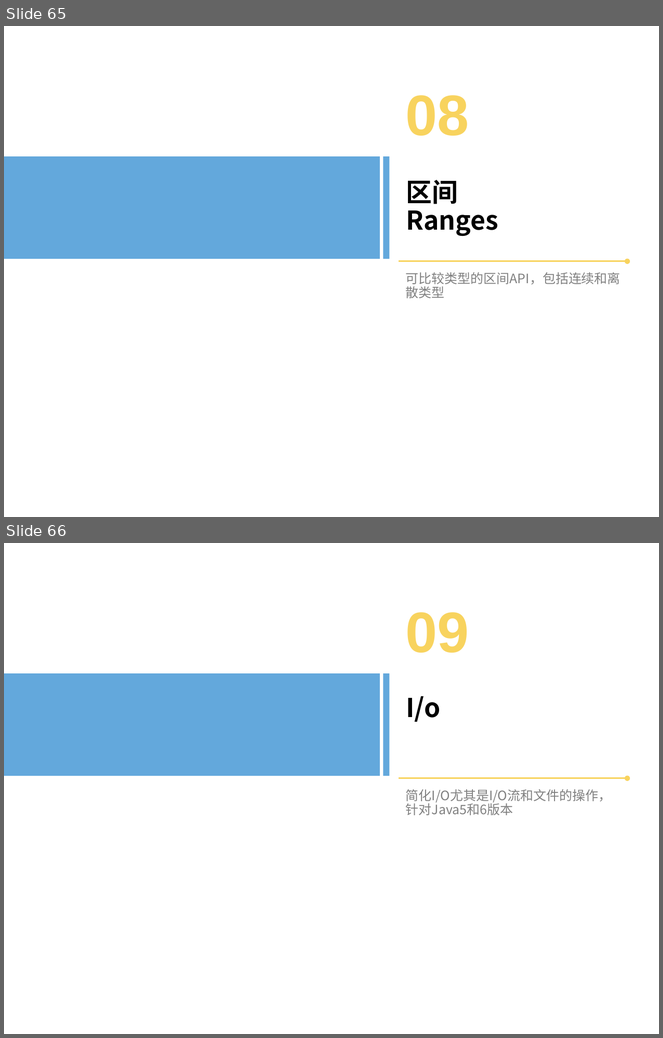
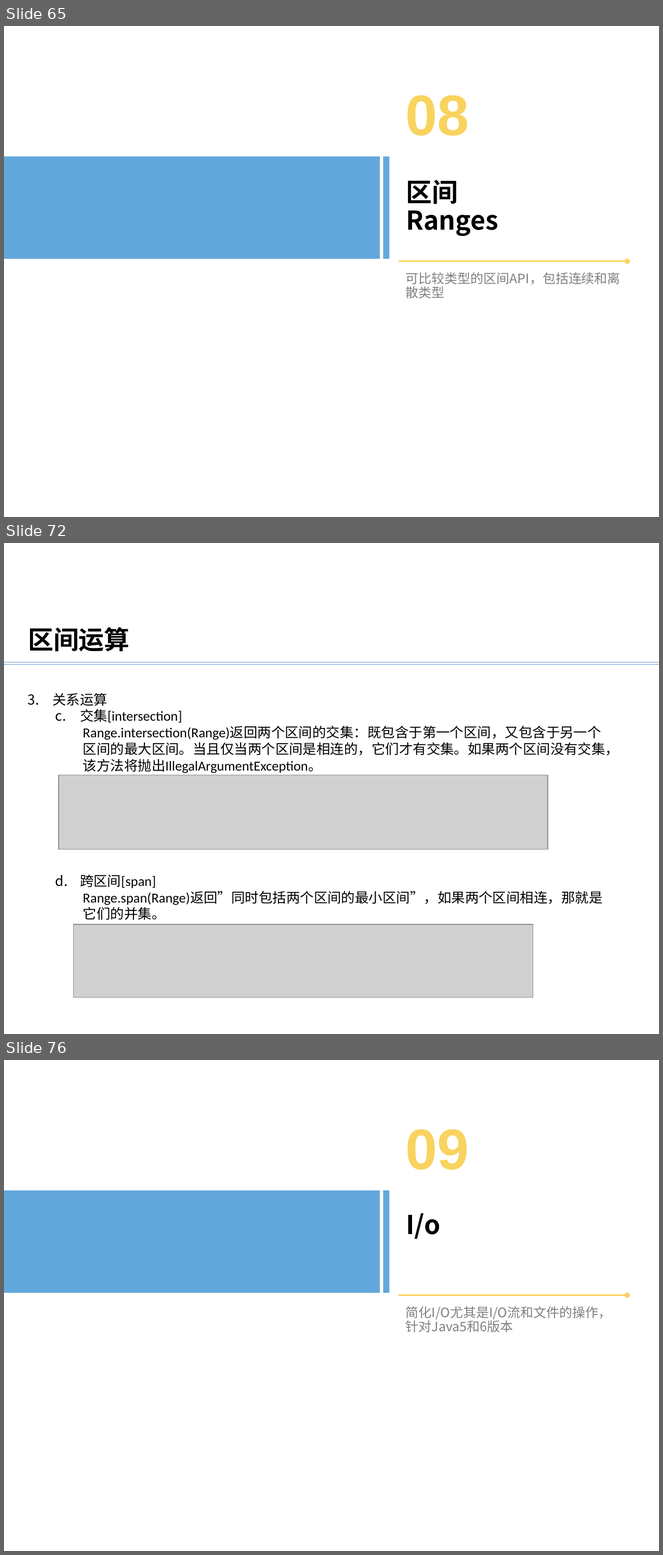
Before and after one commit to bxguo/guava, a slide deck: Guava介绍.pptx. Shown one above the other, each under a label of ours: slides 65 and 66 before the commit, slides 65, 72 and 76 after it; the slides between them are not shown. The pictures are 663x1038 and 663x1555 pixels, drawn with LibreOffice and Linux fonts; fonts in the diff are those of the drawing; grey boxes stand for pictures; background and template pictures are left out. Boxes give left, top, right and bottom in pixels: in the first picture for what was removed or moved away, otherwise in the second. Text is boxed around its words. In the diff, an @@ line names an element or a change of style, - is before the commit and + after.

```diff
--- a/Guava介绍.pptx
+++ b/Guava介绍.pptx
@@ slide 72 added at bbox=[4, 543, 659, 1034], background #FFFFFF @@
@@ text added at bbox=[28, 627, 130, 652], 28 pt, text #000000, bold @@
+区间运算
@@ line added from (4, 662) to (659, 662), #5B9BD5 0.5 pt @@
@@ line added from (4, 664) to (659, 664), #5B9BD5 0.5 pt @@
@@ text added at bbox=[52, 693, 620, 920], 15.1 pt, text #000000 @@
+3. 关系运算
+  c. 交集[intersection]
+    Range.intersection(Range)返回两个区间的交集：既包含于第一个区间，又包含于另一个区间的最大区间。当且仅当两个区间是相连的，它们才有交集。如果两个区间没有交集，该方法将抛出IllegalArgumentException。
+  d. 跨区间[span]
+    Range.span(Range)返回”同时包括两个区间的最小区间”，如果两个区间相连，那就是它们的并集。
@@ picture added at bbox=[59, 775, 548, 850] @@
@@ picture added at bbox=[74, 925, 533, 997] @@
@@ what was slide 66 is now slide 76 @@
```
Also in this commit, not shown: 26 other slides added, 1 other file.
